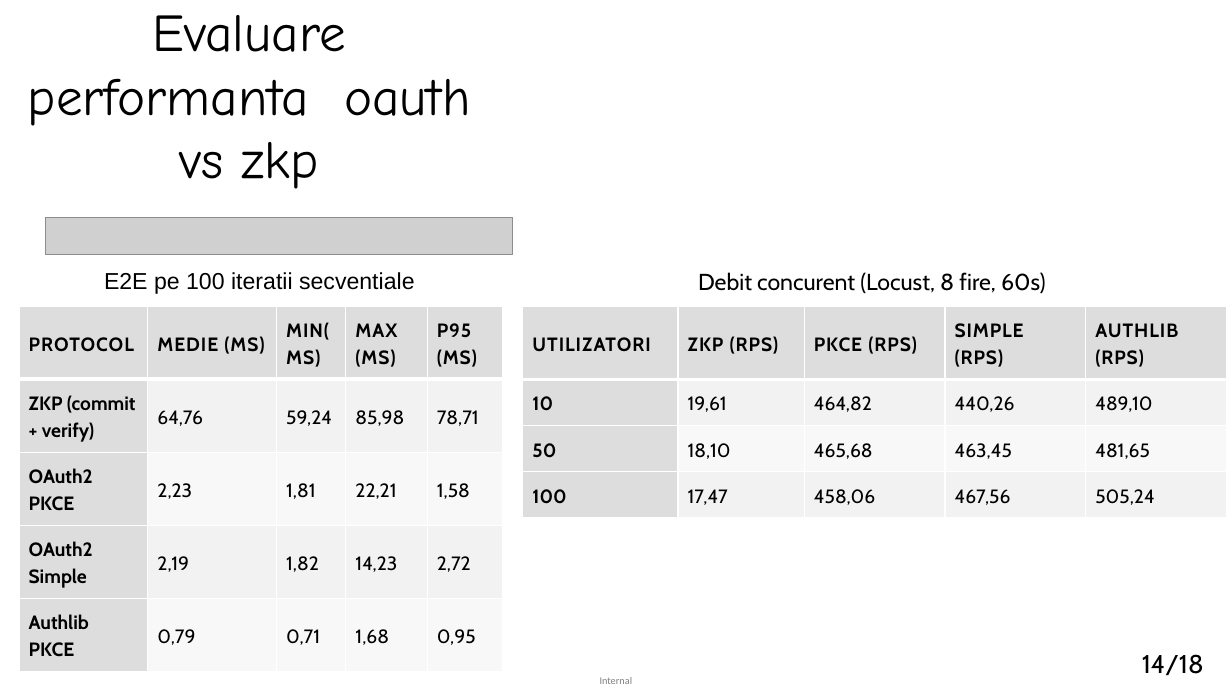
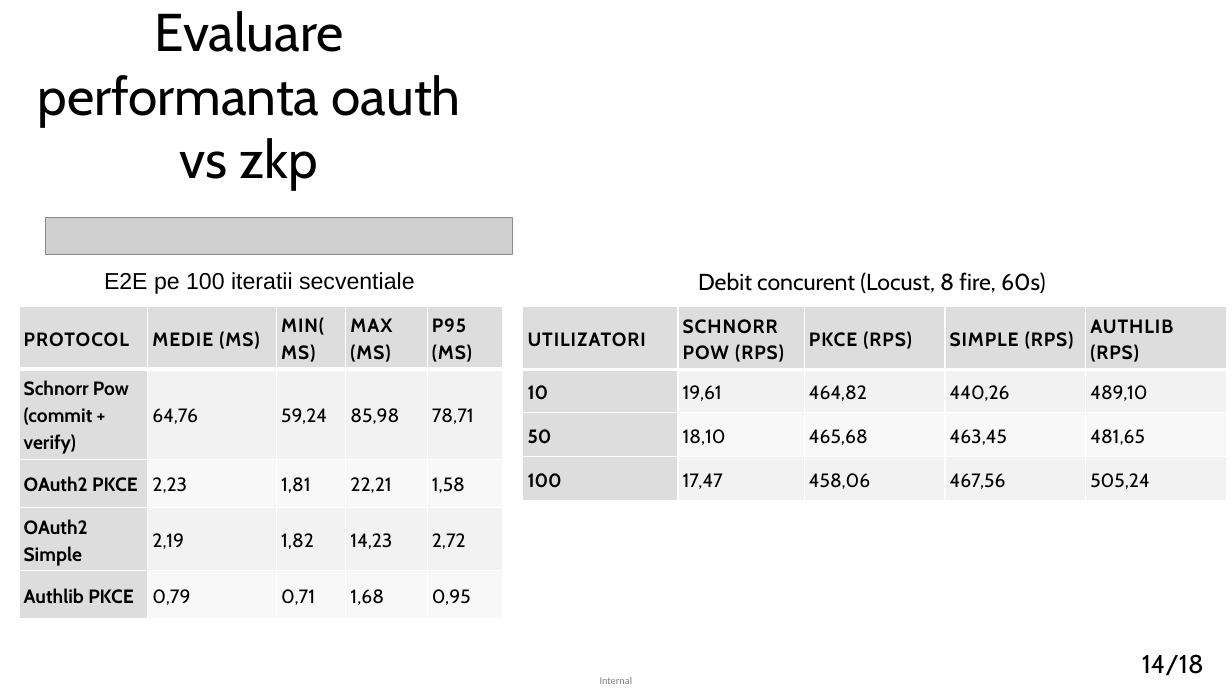
Before and after one commit to matei-rares-a/acas, a slide deck: slide 14 of docs/prezentare/current_draft/disertatie_matei_rares_prezentare_main.pptx. Drawn at 1232x693 pixels with LibreOffice and Linux fonts; fonts in the diff are those of the drawing; grey boxes stand for pictures. Boxes give left, top, right and bottom in pixels: in the first picture for what was removed or moved away, otherwise in the second. Text is boxed around its words. In the diff, an @@ line names an element or a change of style, - is before the commit and + after.

```diff
--- a/docs/prezentare/current_draft/disertatie_matei_rares_prezentare_main.pptx
+++ b/docs/prezentare/current_draft/disertatie_matei_rares_prezentare_main.pptx
@@ title "Evaluare performanta oauth vs zkp" at [38,11,460,191]: font Comic Neue to Cabin @@
@@ table at [19,306,503,621] @@
-row 2, column 1: ZKP (commit + verify)
+row 2, column 1: Schnorr Pow (commit + verify)
@@ table at [523,306,1226,498] @@
-row 1, column 2: ZKP (RPS)
+row 1, column 2: SCHNORR POW (RPS)
```
Also in this commit, not shown: 11 other slides changed, 1 slide removed, 3 other files.
